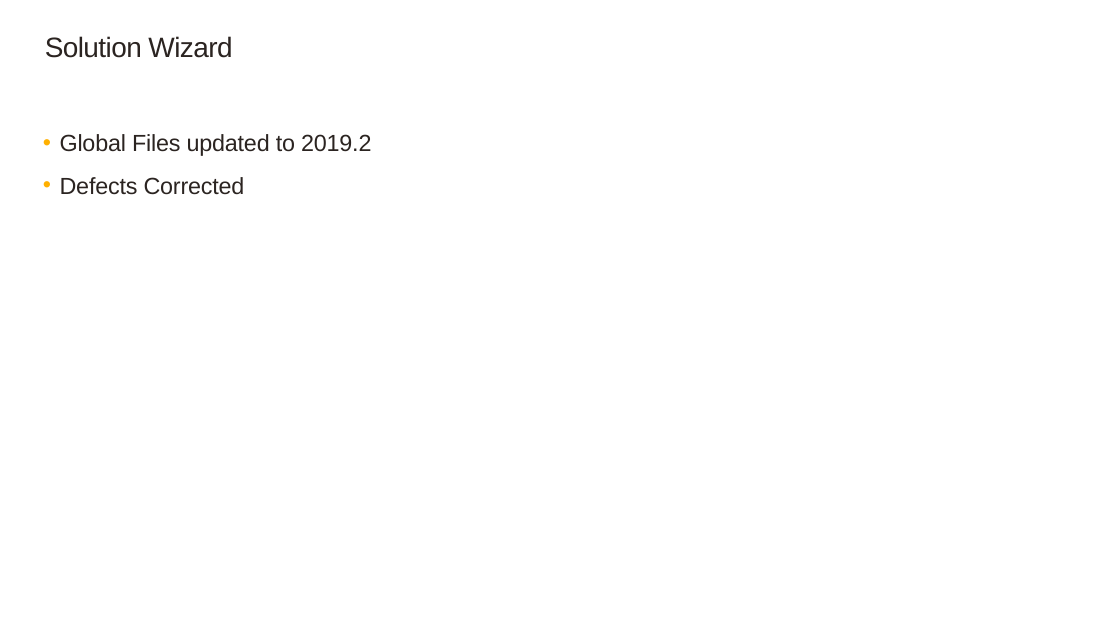
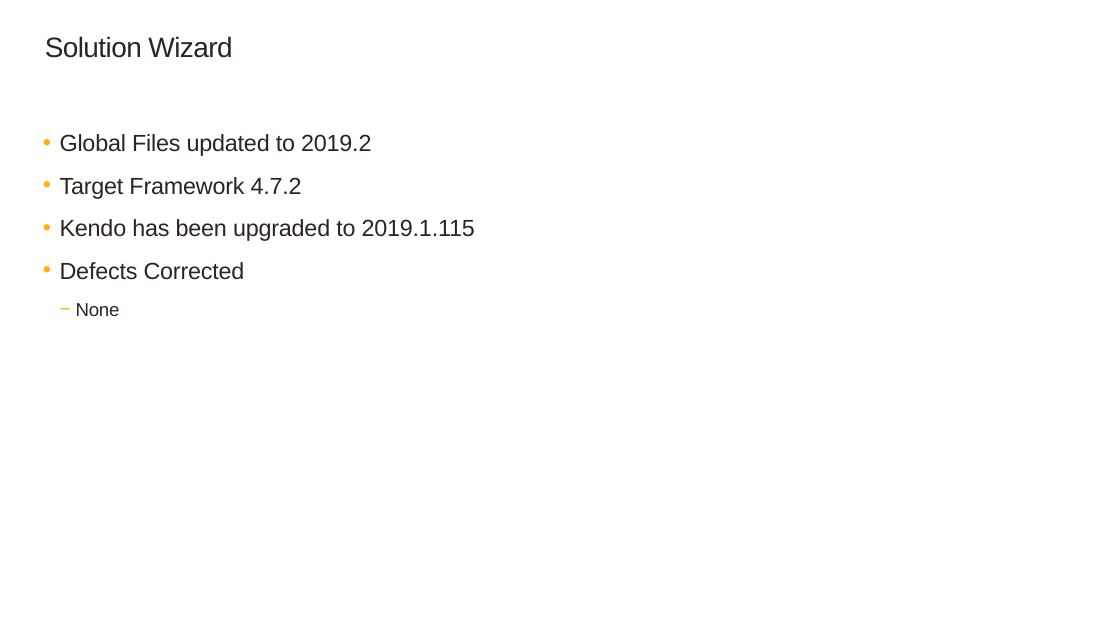
Before and after one commit to SageNADev/Sage300-SDK, a slide deck: slide 3 of docs/presentations/Sage300SDK_20192WebSDKOverview.pptx. Drawn at 1120x630 pixels with LibreOffice and Linux fonts; fonts in the diff are those of the drawing; background and template pictures are left out. Boxes give left, top, right and bottom in pixels: in the first picture for what was removed or moved away, otherwise in the second. Text is boxed around its words. In the diff, an @@ line names an element or a change of style, - is before the commit and + after.

```diff
--- a/docs/presentations/Sage300SDK_20192WebSDKOverview.pptx
+++ b/docs/presentations/Sage300SDK_20192WebSDKOverview.pptx
@@ text at (60, 177, 475, 241): paragraphs added @@
+  • Target Framework 4.7.2
+  • Kendo has been upgraded to 2019.1.115
@@ text at (76, 303, 120, 316): paragraph added @@
+    − None
```
Also in this commit, not shown: 9 other slides changed, 15 slides added, 2 slides removed.
